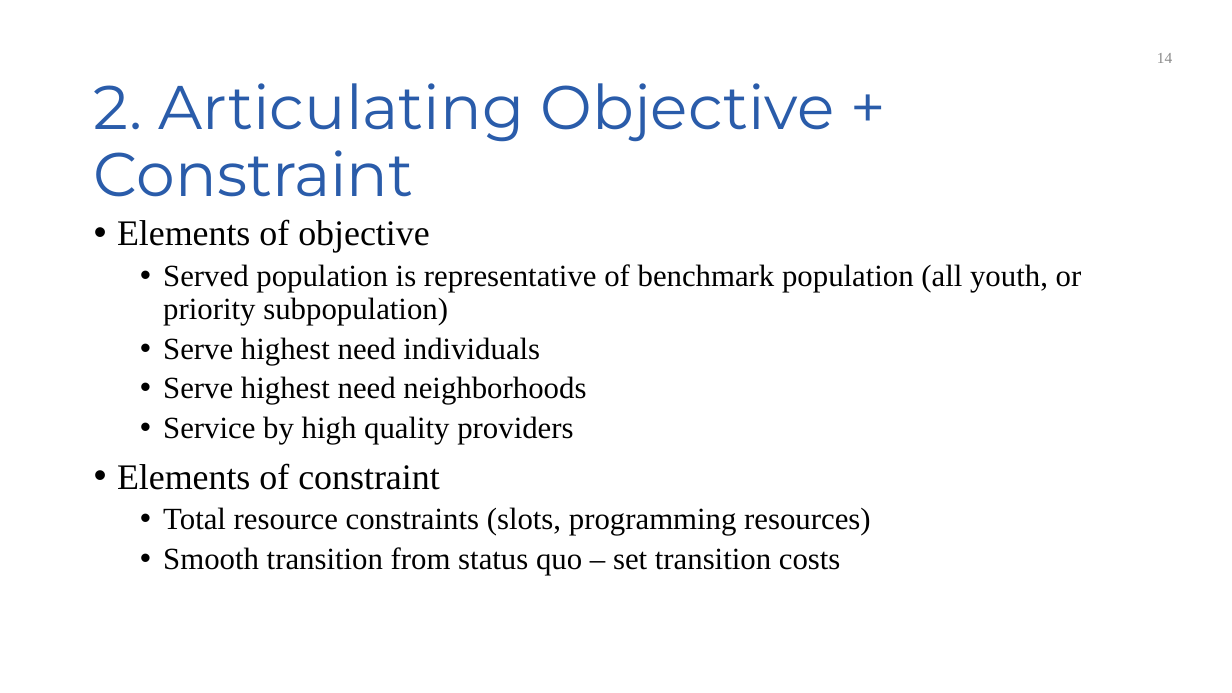
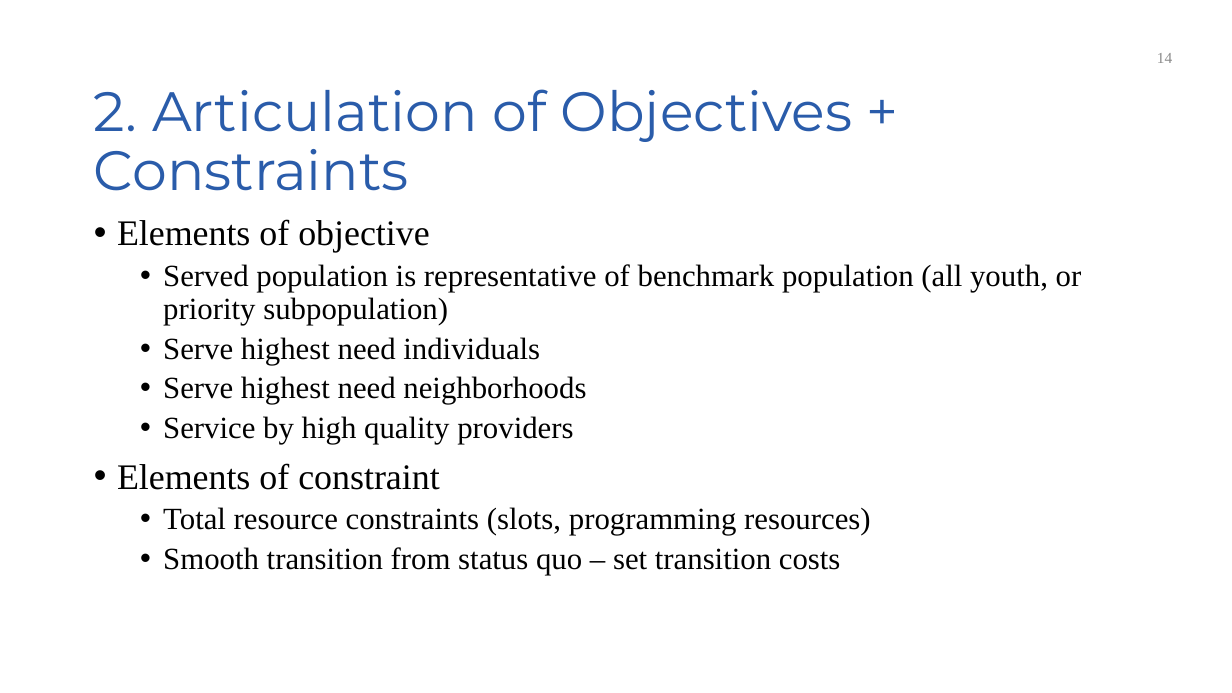
Before and after one commit to nsmader/CANOPY, a slide deck: slide 14 of write-ups/presentation/CANOPY Project - 2018-04-17 - Spatial Data Science Study Group.pptx. Drawn at 1232x693 pixels with LibreOffice and Linux fonts; fonts in the diff are those of the drawing; background and template pictures are left out. Boxes give left, top, right and bottom in pixels: in the first picture for what was removed or moved away, otherwise in the second. Text is boxed around its words. In the diff, an @@ line names an element or a change of style, - is before the commit and + after.

```diff
--- a/write-ups/presentation/CANOPY Project - 2018-04-17 - Spatial Data Science Study Group.pptx
+++ b/write-ups/presentation/CANOPY Project - 2018-04-17 - Spatial Data Science Study Group.pptx
@@ title at bbox=[94, 89, 853, 191]: text changed; size 48 to 43.2 pt @@
-2. Articulating Objective + Constraint
+2. Articulation of Objectives + Constraints
```
Also in this commit, not shown: 2 other slides changed.
